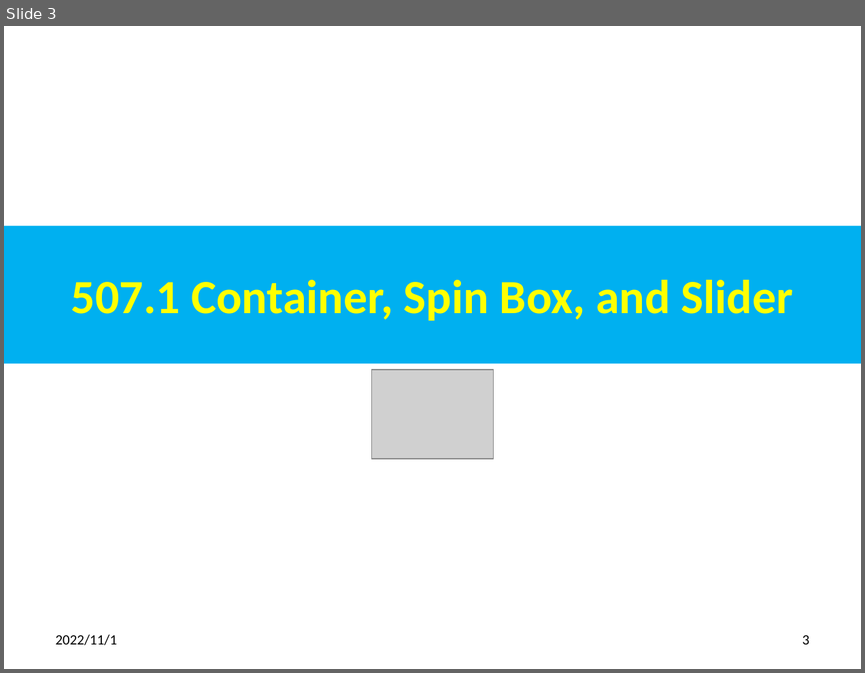
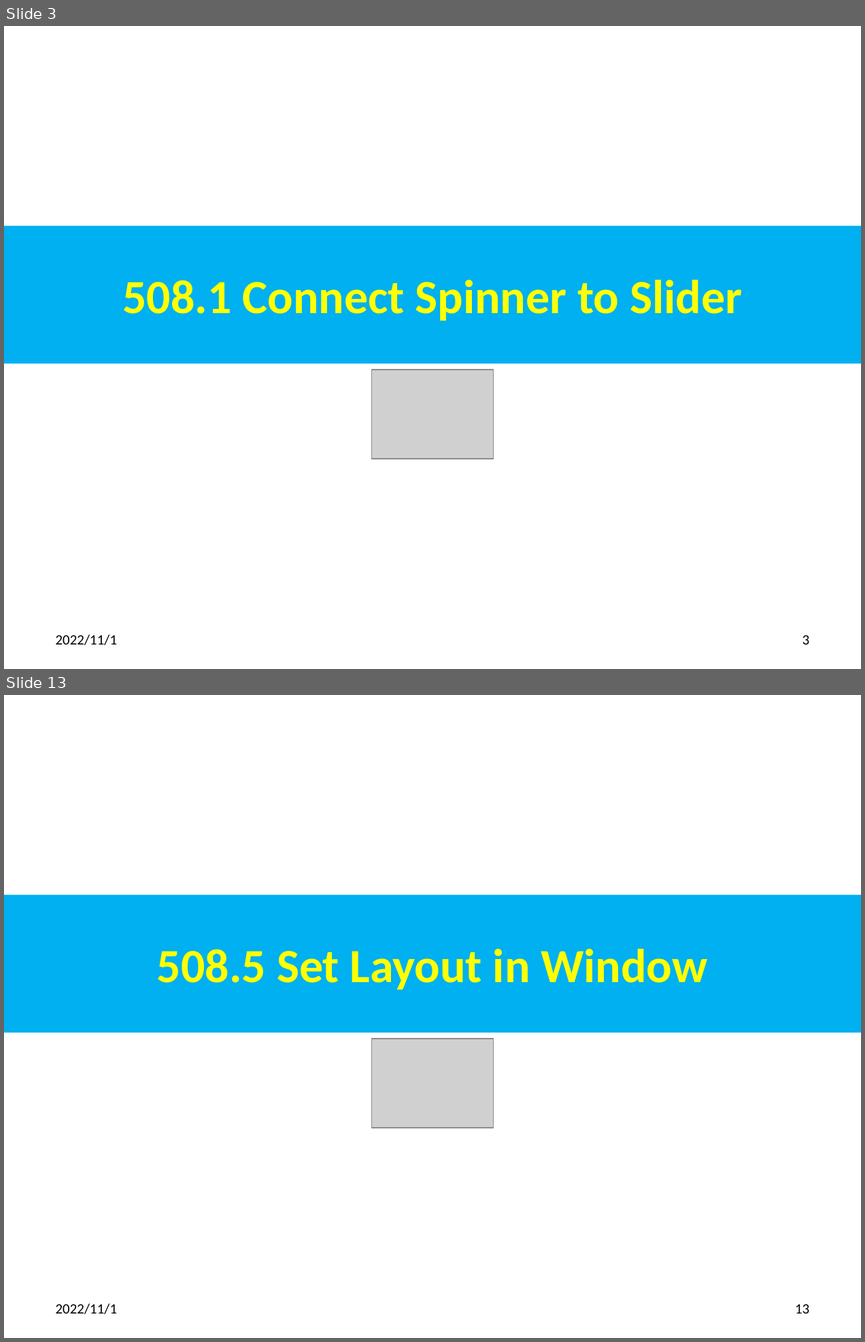
Before and after one commit to peterhchen/012_Qt, a slide deck: 508_Sync_Widgets_Layout.pptx. Shown one above the other, each under a label of ours: slide 3 before the commit, slides 3 and 13 after it; the slides between them are not shown. The pictures are 865x673 and 865x1342 pixels, drawn with LibreOffice and Linux fonts; fonts in the diff are those of the drawing; grey boxes stand for pictures. Boxes give left, top, right and bottom in pixels: in the first picture for what was removed or moved away, otherwise in the second. Text is boxed around its words. In the diff, an @@ line names an element or a change of style, - is before the commit and + after.

```diff
--- a/508_Sync_Widgets_Layout.pptx
+++ b/508_Sync_Widgets_Layout.pptx
@@ slide 13 added at [4, 695, 861, 1338], background #FFFFFF @@
@@ title added at [4, 895, 861, 1032], fill #00B0F0, 40 pt, text #FFFF00, bold @@
+508.5 Set Layout in Window
@@ picture added at [372, 1038, 493, 1127] @@
@@ text added at [56, 1303, 118, 1314], 12 pt, text #000000 @@
+2022/11/1
@@ page number added at [795, 1304, 809, 1313], 12 pt, text #000000 @@
+13
@@ slide 3 changed as well @@
@@ title at [122, 280, 742, 320]: text changed @@
-507.1 Container, Spin Box, and Slider
+508.1 Connect Spinner to Slider
```
Also in this commit, not shown: 5 other slides changed, 11 other slides added, 4 slides removed, 1 other file.
